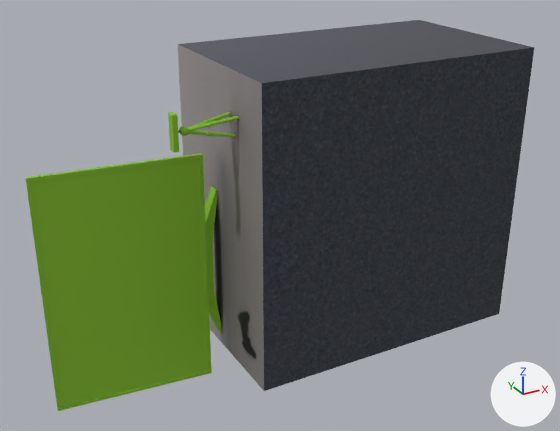
The OBJ model models/VRSTAND/PSVR/OBJ_REP_PSVR_Mesa.obj: old version first, new version second.
The view is the same before and after, from a 50 mm camera at (-45.5, -83.6, 41.8) aimed at (0.4, -0.2, 0.1). Every picture has the same lights, and +X, +Y and +Z are marked at lower right. Where no turn or scale is listed for an object, it has been applied to the vertices.
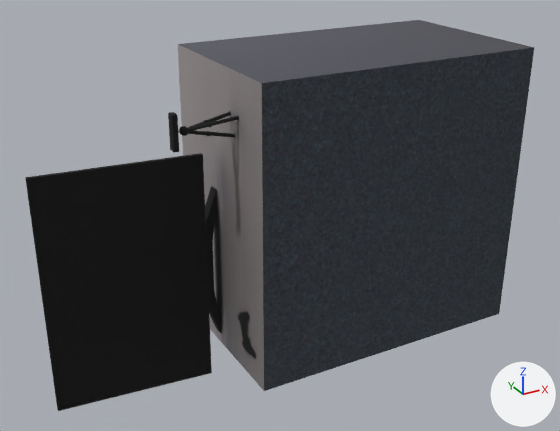
What differs and where, as boxes (x1, y1, x2, y2) in the pictures (560 x 431 px):
'Box4979', recoloured (green to black)
    both: (25, 109, 242, 411)

The edits, one by one:
Material 'wire_061135006' (mat_wire_061135006) changes colour from green #86c02a to black #000000; in linear values from (0.239, 0.529, 0.0235) to (0.0, 0.0, 0.0).
